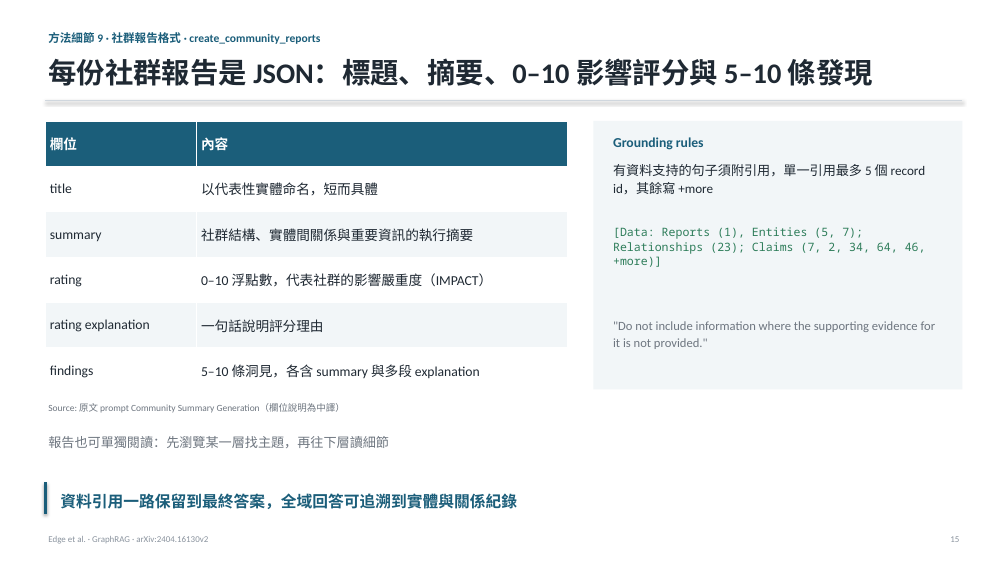
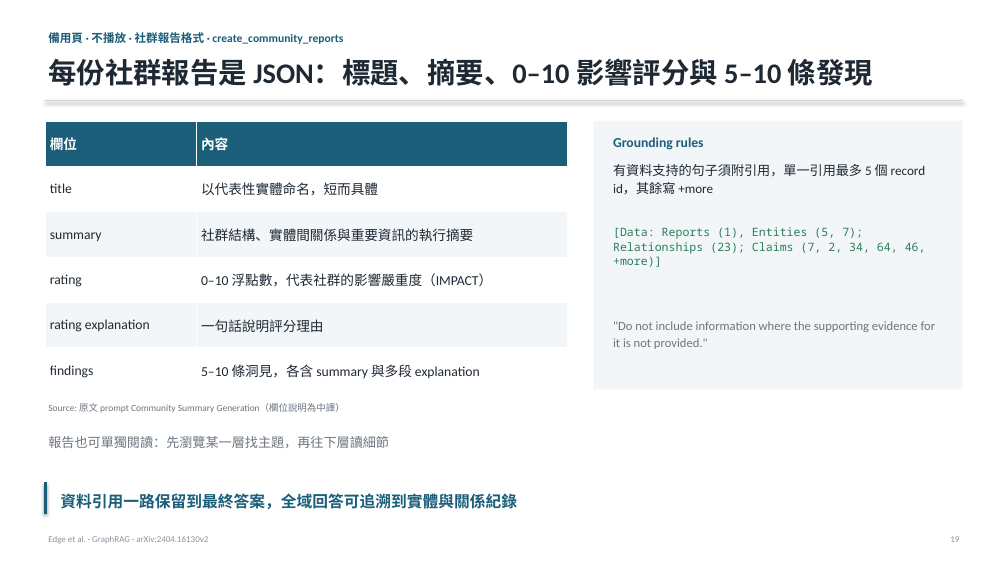
Before and after one commit to Moris-Zhan/CV-RAG-LLM-Papers, a slide deck: slide 19 of RAG/2024_GraphRAG/slides_zh-TW.pptx (slide 15 before the commit). Drawn at 1008x567 pixels with LibreOffice and Linux fonts; fonts in the diff are those of the drawing. Boxes give left, top, right and bottom in pixels: in the first picture for what was removed or moved away, otherwise in the second. Text is boxed around its words. In the diff, an @@ line names an element or a change of style, - is before the commit and + after.

```diff
--- a/RAG/2024_GraphRAG/slides_zh-TW.pptx
+++ b/RAG/2024_GraphRAG/slides_zh-TW.pptx
@@ text at bbox=[48, 32, 343, 44]: text changed @@
-方法細節 9 · 社群報告格式 · create_community_reports
+備用頁 · 不播放 · 社群報告格式 · create_community_reports
```
Also in this commit, not shown: 21 other slides changed, 2 slides added, 3 slides removed, 4 other files.
